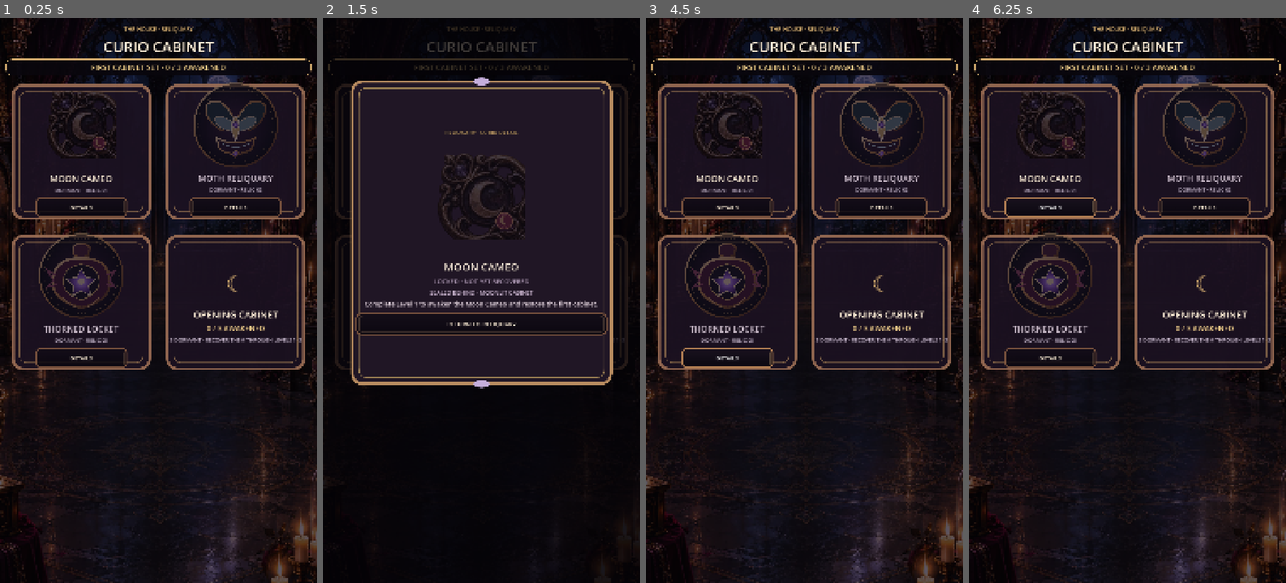
Above: before the commit, frames 1-4 (left to right).
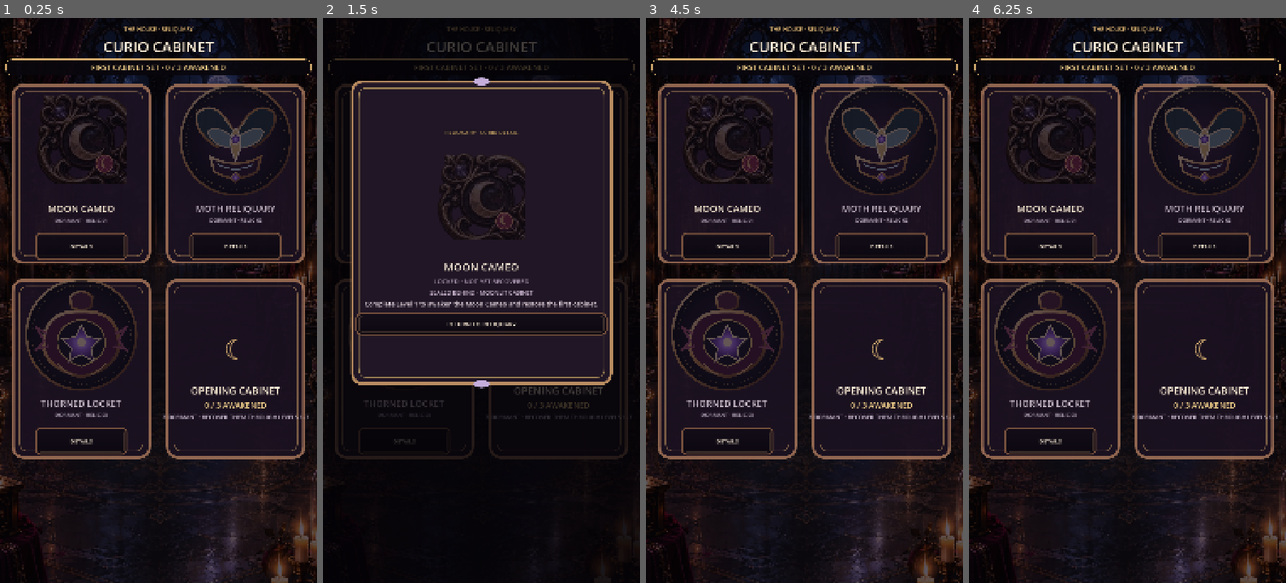
Above: after the commit, the same moments.

Repository: Jay-prodesign/akilta-match3
Game: Godot game, scene res://src/ui/collection/curio_collection.tscn
Same seed, same stepped clock (60 frames per second), same inputs: the game is played once before the commit and once after it. This scene is started directly instead of the project's main scene.
Inputs (mouse positions are in pixels of both pictures, inside the frame that each line leads up to):
- Up to frame 1 (0.25 s): no input
- Up to frame 2 (1.5 s): click "DETAILS" at 0.5 s; click "DETAILS" at 1.25 s
- Up to frame 3 (4.5 s): click "DETAILS" at 2 s; click "RETURN TO RELIQUARY" at 2.75 s; tap Enter at 3.5 s; move the mouse to (874, 272) at 3.52 s; click (874, 272) at 3.67 s; tap Space at 4.25 s; drag from (741, 328) to (788, 413) at 4.27 s
- Up to frame 4 (6.25 s): tap Enter at 5 s; move the mouse to (1159, 176) at 5.02 s; click (1159, 176) at 5.17 s; tap Space at 5.75 s; drag from (1111, 413) to (1032, 215) at 5.77 s

The runs differ from the first frame. In frame 1, 15% of the frame differs, in the area x 3-98%, y 11-79%; in frame 2, 1.8%; in frame 3, 15%; in frame 4, 15%.

Commit message:
Fill Reliquary stage with artwork-dominant cabinet niches

Diff:
--- a/src/ui/collection/curio_collection.tscn
+++ b/src/ui/collection/curio_collection.tscn
@@ -162,7 +162,7 @@
 autowrap_mode = 2
 
 [node name="Cards" type="GridContainer" parent="Layout"]
-custom_minimum_size = Vector2(0, 1040)
+custom_minimum_size = Vector2(0, 1320)
 layout_mode = 2
 size_flags_horizontal = 3
 size_flags_vertical = 0
@@ -171,7 +171,7 @@
 columns = 2
 
 [node name="MoonCard" type="PanelContainer" parent="Layout/Cards"]
-custom_minimum_size = Vector2(0, 500)
+custom_minimum_size = Vector2(0, 650)
 layout_mode = 2
 size_flags_horizontal = 3
 theme_override_styles/panel = SubResource("Display")
@@ -183,7 +183,7 @@
 alignment = 0
 
 [node name="RitualArt" type="TextureRect" parent="Layout/Cards/MoonCard/Content"]
-custom_minimum_size = Vector2(0, 310)
+custom_minimum_size = Vector2(0, 410)
 layout_mode = 2
 size_flags_horizontal = 3
 expand_mode = 1
@@ -198,7 +198,7 @@
 [node name="Name" type="Label" parent="Layout/Cards/MoonCard/Content/Copy"]
 layout_mode = 2
 theme_override_colors/font_color = Color(1, 0.941, 0.847, 1)
-theme_override_font_sizes/font_size = 30
+theme_override_font_sizes/font_size = 32
 text = "MOON CAMEO"
 horizontal_alignment = 1
 
@@ -256,7 +256,7 @@
 text = "DETAILS"
 
 [node name="Slot2" type="PanelContainer" parent="Layout/Cards"]
-custom_minimum_size = Vector2(0, 500)
+custom_minimum_size = Vector2(0, 650)
 layout_mode = 2
 size_flags_horizontal = 3
 theme_override_styles/panel = SubResource("DisplayCool")
@@ -268,7 +268,7 @@
 alignment = 0
 
 [node name="Number" type="Label" parent="Layout/Cards/Slot2/Content"]
-custom_minimum_size = Vector2(0, 310)
+custom_minimum_size = Vector2(0, 410)
 size_flags_horizontal = 3
 size_flags_vertical = 0
 layout_mode = 2
@@ -294,7 +294,7 @@
 [node name="Name" type="Label" parent="Layout/Cards/Slot2/Content/Copy"]
 layout_mode = 2
 theme_override_colors/font_color = Color(0.96, 0.9, 0.84, 1)
-theme_override_font_sizes/font_size = 29
+theme_override_font_sizes/font_size = 31
 text = "MOTH RELIQUARY"
 horizontal_alignment = 1
 
@@ -342,7 +342,7 @@
 text = "DETAILS"
 
 [node name="Slot3" type="PanelContainer" parent="Layout/Cards"]
-custom_minimum_size = Vector2(0, 500)
+custom_minimum_size = Vector2(0, 650)
 layout_mode = 2
 size_flags_horizontal = 3
 theme_override_styles/panel = SubResource("DisplayCool")
@@ -354,7 +354,7 @@
 alignment = 0
 
 [node name="Number" type="Label" parent="Layout/Cards/Slot3/Content"]
-custom_minimum_size = Vector2(0, 310)
+custom_minimum_size = Vector2(0, 410)
 size_flags_horizontal = 3
 size_flags_vertical = 0
 layout_mode = 2
@@ -380,7 +380,7 @@
 [node name="Name" type="Label" parent="Layout/Cards/Slot3/Content/Copy"]
 layout_mode = 2
 theme_override_colors/font_color = Color(0.96, 0.9, 0.84, 1)
-theme_override_font_sizes/font_size = 29
+theme_override_font_sizes/font_size = 31
 text = "THORNED LOCKET"
 horizontal_alignment = 1
 
@@ -428,7 +428,7 @@
 text = "DETAILS"
 
 [node name="SetSummary" type="PanelContainer" parent="Layout/Cards"]
-custom_minimum_size = Vector2(0, 500)
+custom_minimum_size = Vector2(0, 650)
 layout_mode = 2
 size_flags_horizontal = 3
 theme_override_styles/panel = SubResource("Display")
@@ -439,10 +439,10 @@
 alignment = 1
 
 [node name="Sigil" type="Label" parent="Layout/Cards/SetSummary/Content"]
-custom_minimum_size = Vector2(0, 150)
+custom_minimum_size = Vector2(0, 220)
 layout_mode = 2
 theme_override_colors/font_color = Color(0.878, 0.714, 0.455, 1)
-theme_override_font_sizes/font_size = 72
+theme_override_font_sizes/font_size = 92
 text = "☾"
 horizontal_alignment = 1
 vertical_alignment = 1
@@ -450,21 +450,21 @@
 [node name="Title" type="Label" parent="Layout/Cards/SetSummary/Content"]
 layout_mode = 2
 theme_override_colors/font_color = Color(1, 0.941, 0.847, 1)
-theme_override_font_sizes/font_size = 32
+theme_override_font_sizes/font_size = 34
 text = "OPENING CABINET"
 horizontal_alignment = 1
 
 [node name="Progress" type="Label" parent="Layout/Cards/SetSummary/Content"]
 layout_mode = 2
 theme_override_colors/font_color = Color(0.949, 0.816, 0.545, 1)
-theme_override_font_sizes/font_size = 25
+theme_override_font_sizes/font_size = 27
 text = "0 / 3 AWAKENED"
 horizontal_alignment = 1
 
 [node name="Copy" type="Label" parent="Layout/Cards/SetSummary/Content"]
 layout_mode = 2
 theme_override_colors/font_color = Color(0.82, 0.76, 0.84, 1)
-theme_override_font_sizes/font_size = 18
+theme_override_font_sizes/font_size = 20
 text = "Three Curios complete the first House cabinet."
 horizontal_alignment = 1
 autowrap_mode = 2
